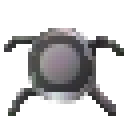
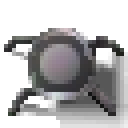
Two versions of the same layered image (128 x 128). Layer-by-layer changes:
added layer "Layer #1" (66%) above "Background" over [0, 44, 128, 128]
